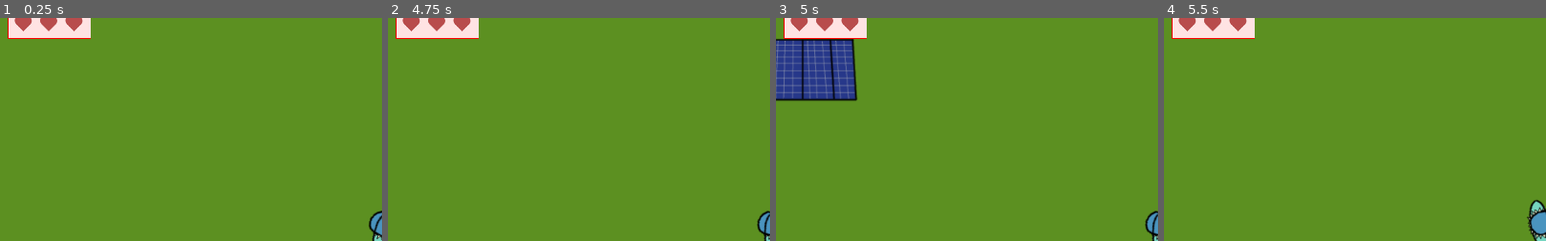
Above: before the commit, frames 1-4 (left to right).
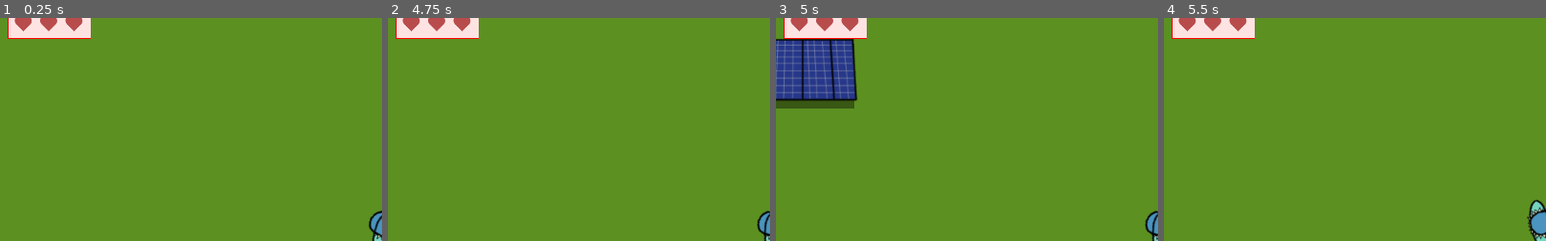
Above: after the commit, the same moments.

Repository: moisesjbc/spain-game-dev-jam-3
Game: Godot game, scene res://gameplay/main/main.tscn
The game is run twice, just before and just after one commit, with the same random seed, the same clock (stepped at 60 frames per second) and the same inputs. The engine's default icon, where the game draws it, is replaced by a stand-in: a white triangle on a blue panel in a dark square.
Inputs (mouse positions are % of the whole screen's width and height, from its top left):
- Up to frame 1 (0.25 s): no input
- Up to frame 2 (4.75 s): tap Enter at 0.5, 2.75 s; move the mouse to (72, 45) at 0.52 s; hold Right (ui_right) 0.53-1.28 s; move the mouse to (30, 55) at 1.27 s; hold Down (ui_down) 1.28-2.03 s; tap Space at 2 s; move the mouse to (60, 28) at 2.02 s; hold Right (ui_right) 2.03-2.78 s; move the mouse to (45, 70) at 2.77 s; hold Up (ui_up) 2.78-3.53 s; move the mouse to (80, 65) at 3.52 s; hold Left (ui_left) from 3.53 s (still down); move the mouse to (20, 35) at 4.27 s
- Up to frame 3 (5 s): keep holding Left (ui_left)
- Up to frame 4 (5.5 s): move the mouse to (55, 50) at 5.02 s; release Left (ui_left) at 5.03 s; hold Down (ui_down) from 5.03 s (still down)
The pictures show only the part of the screen within x 0-50%, y 4-54%; the shares and areas given below are measured in that part.

Frames 1-2 are identical in both runs. In frame 3, 0.8% of the frame differs, in the area x 0-21%, y 11-41%; in frame 4, nothing differs.

Commit message:
Añade sombras y arregla sombra parando eventos de ratón

Diff:
--- a/godot-project/gameplay/buildings/generator/generator.tscn
+++ b/godot-project/gameplay/buildings/generator/generator.tscn
@@ -15,6 +15,17 @@
 collision_mask = 33
 script = ExtResource( 2 )
 
+[node name="shadow" type="ColorRect" parent="."]
+margin_left = -86.6031
+margin_top = -35.1748
+margin_right = 69.3969
+margin_bottom = 51.8252
+mouse_filter = 2
+color = Color( 0, 0, 0, 0.392157 )
+__meta__ = {
+"_edit_use_anchors_": false
+}
+
 [node name="sprite" type="Sprite" parent="."]
 modulate = Color( 0.74902, 0.74902, 0.745098, 1 )
 texture = ExtResource( 1 )
--- a/godot-project/gameplay/buildings/investigation_centre/investigation_centre.tscn
+++ b/godot-project/gameplay/buildings/investigation_centre/investigation_centre.tscn
@@ -22,6 +22,7 @@
 margin_top = -214.0
 margin_right = 213.0
 margin_bottom = 327.0
+mouse_filter = 2
 color = Color( 0, 0, 0, 0.392157 )
 __meta__ = {
 "_edit_use_anchors_": false
--- a/godot-project/gameplay/environment/walls/walls.tscn
+++ b/godot-project/gameplay/environment/walls/walls.tscn
@@ -13,6 +13,7 @@
 margin_top = 22.0
 margin_right = 1178.0
 margin_bottom = 62.0
+mouse_filter = 2
 color = Color( 0, 0, 0, 0.392157 )
 __meta__ = {
 "_edit_use_anchors_": false
@@ -26,6 +27,7 @@
 margin_top = 22.0
 margin_right = 1200.0
 margin_bottom = 62.0
+mouse_filter = 2
 color = Color( 0, 0, 0, 0.392157 )
 __meta__ = {
 "_edit_use_anchors_": false
@@ -40,6 +42,7 @@
 margin_top = 23.0
 margin_right = 1262.0
 margin_bottom = 63.0
+mouse_filter = 2
 color = Color( 0, 0, 0, 0.392157 )
 __meta__ = {
 "_edit_use_anchors_": false
@@ -54,6 +57,7 @@
 margin_top = 23.0
 margin_right = 1200.0
 margin_bottom = 63.0
+mouse_filter = 2
 color = Color( 0, 0, 0, 0.392157 )
 __meta__ = {
 "_edit_use_anchors_": false
Not shown, changed: design/action_button.xcf
